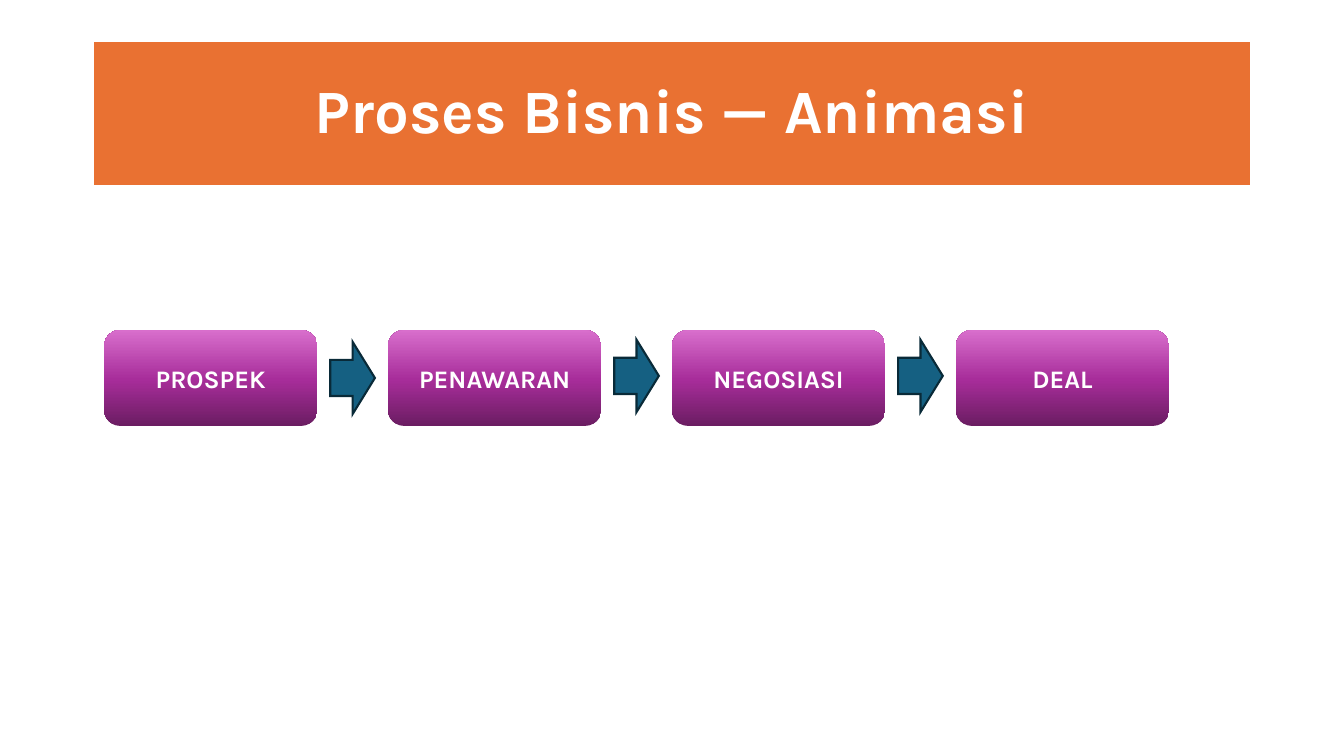
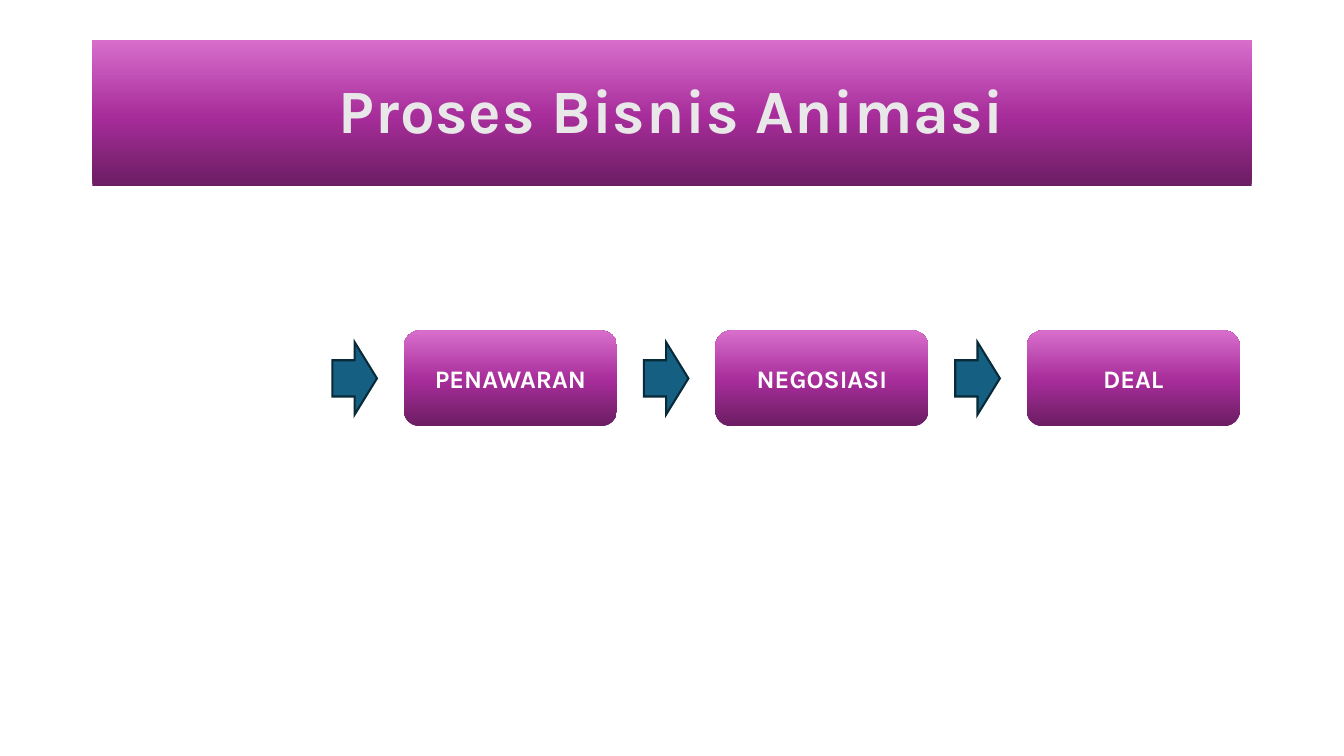
Before and after one commit to onysu/kursus, a slide deck: slide 1 of assets/files/animasi-proses-bisnis.pptx. Drawn at 1344x756 pixels with LibreOffice and Linux fonts; fonts in the diff are those of the drawing. Boxes give left, top, right and bottom in pixels: in the first picture for what was removed or moved away, otherwise in the second. Text is boxed around its words. In the diff, an @@ line names an element or a change of style, - is before the commit and + after.

```diff
--- a/assets/files/animasi-proses-bisnis.pptx
+++ b/assets/files/animasi-proses-bisnis.pptx
@@ title "Proses Bisnis Animasi" at <box>93,40,1252,187</box>: fill #E97132 to gradient #6B1D62 to #A72D9A to #D86ECC; outline #FFFFFF 2 pt to none @@
@@ title at <box>339,89,1003,134</box>: text changed; text colour #FFFFFF to #E8E8E8 @@
-Proses Bisnis — Animasi
+Proses Bisnis Animasi
@@ rounded rectangle removed at <box>104,330,317,425</box> @@
-PROSPEK
@@ rounded rectangle "PENAWARAN": place and size @@
-rounded rectangle "PENAWARAN" at <box>388,330,601,425</box>
+rounded rectangle "PENAWARAN" at <box>404,331,617,426</box>
@@ right arrow: place and size @@
-right arrow at <box>614,340,658,412</box>
+right arrow at <box>644,343,689,415</box>
@@ rounded rectangle "NEGOSIASI": place and size @@
-rounded rectangle "NEGOSIASI" at <box>673,330,885,425</box>
+rounded rectangle "NEGOSIASI" at <box>716,331,929,426</box>
@@ right arrow: place and size @@
-right arrow at <box>898,340,943,412</box>
+right arrow at <box>956,343,1000,415</box>
@@ rounded rectangle "DEAL": place and size @@
-rounded rectangle "DEAL" at <box>956,330,1169,425</box>
+rounded rectangle "DEAL" at <box>1027,331,1240,426</box>
```
